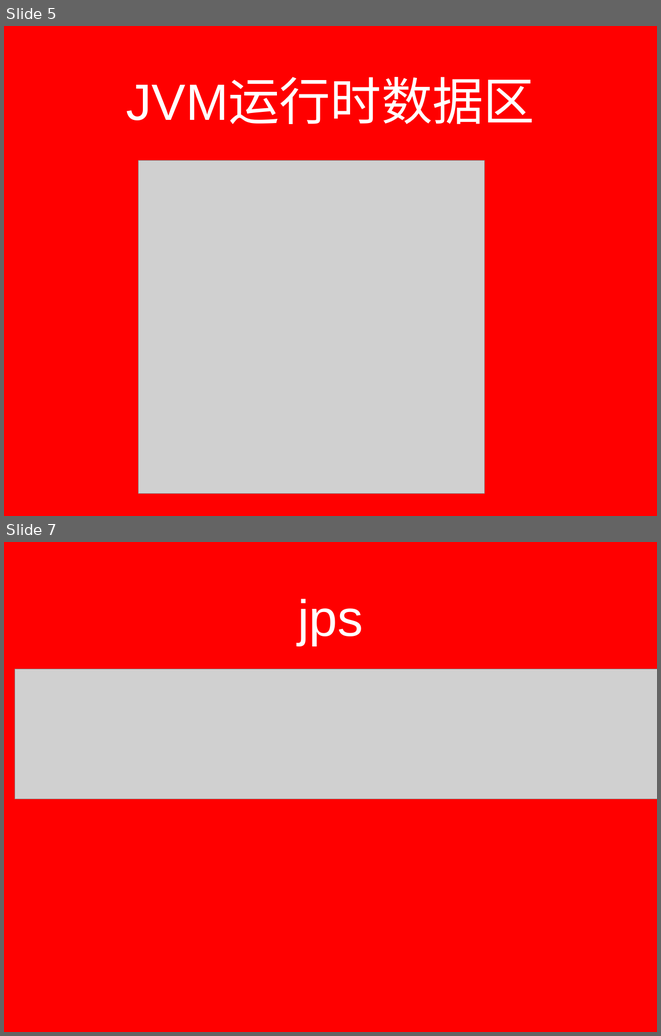
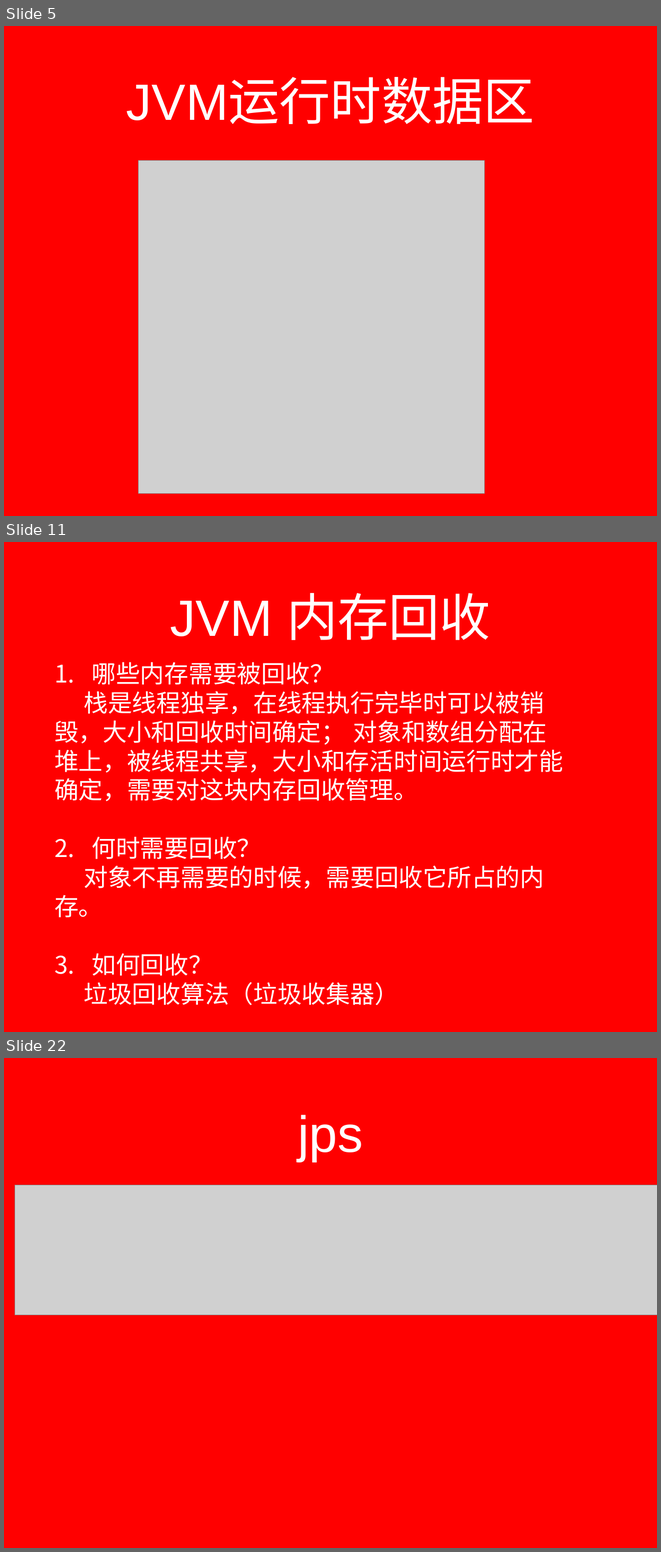
Before and after one commit to lxyangfan/lxyangfan, a slide deck: source/_drafts/jvm.pptx. Shown one above the other, each under a label of ours: slides 5 and 7 before the commit, slides 5, 11 and 22 after it; the slides between them are not shown. The pictures are 661x1036 and 661x1552 pixels, drawn with LibreOffice and Linux fonts; fonts in the diff are those of the drawing; grey boxes stand for pictures; background and template pictures are left out. Boxes give left, top, right and bottom in pixels: in the first picture for what was removed or moved away, otherwise in the second. Text is boxed around its words. In the diff, an @@ line names an element or a change of style, - is before the commit and + after.

```diff
--- a/source/_drafts/jvm.pptx
+++ b/source/_drafts/jvm.pptx
@@ slide 11 added at box(4, 542, 657, 1032), background picture (left out) @@
@@ title added at box(170, 593, 491, 640), 80 pt, text #FFFFFF @@
+JVM 内存回收
@@ text added at box(54, 662, 563, 1005), 38 pt, text #FFFFFF @@
+1. 哪些内存需要被回收？
+栈是线程独享，在线程执行完毕时可以被销毁，大小和回收时间确定； 对象和数组分配在堆上，被线程共享，大小和存活时间运行时才能确定，需要对这块内存回收管理。
+2. 何时需要回收？
+    对象不再需要的时候，需要回收它所占的内存。
+3. 如何回收？
+垃圾回收算法（垃圾收集器）
@@ what was slide 7 is now slide 22 @@
```
Also in this commit, not shown: 1 slide changed, 14 other slides added.
